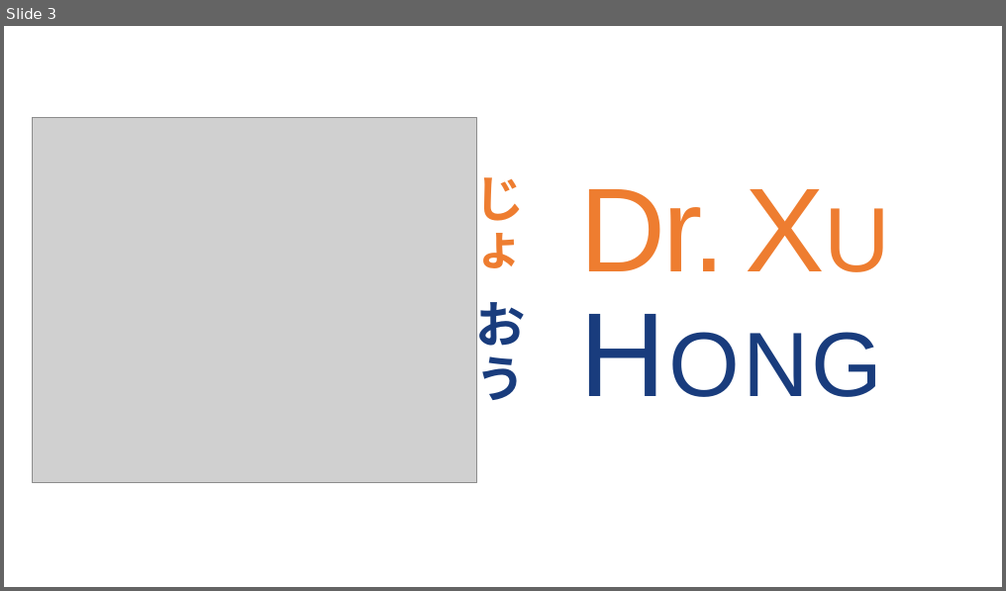
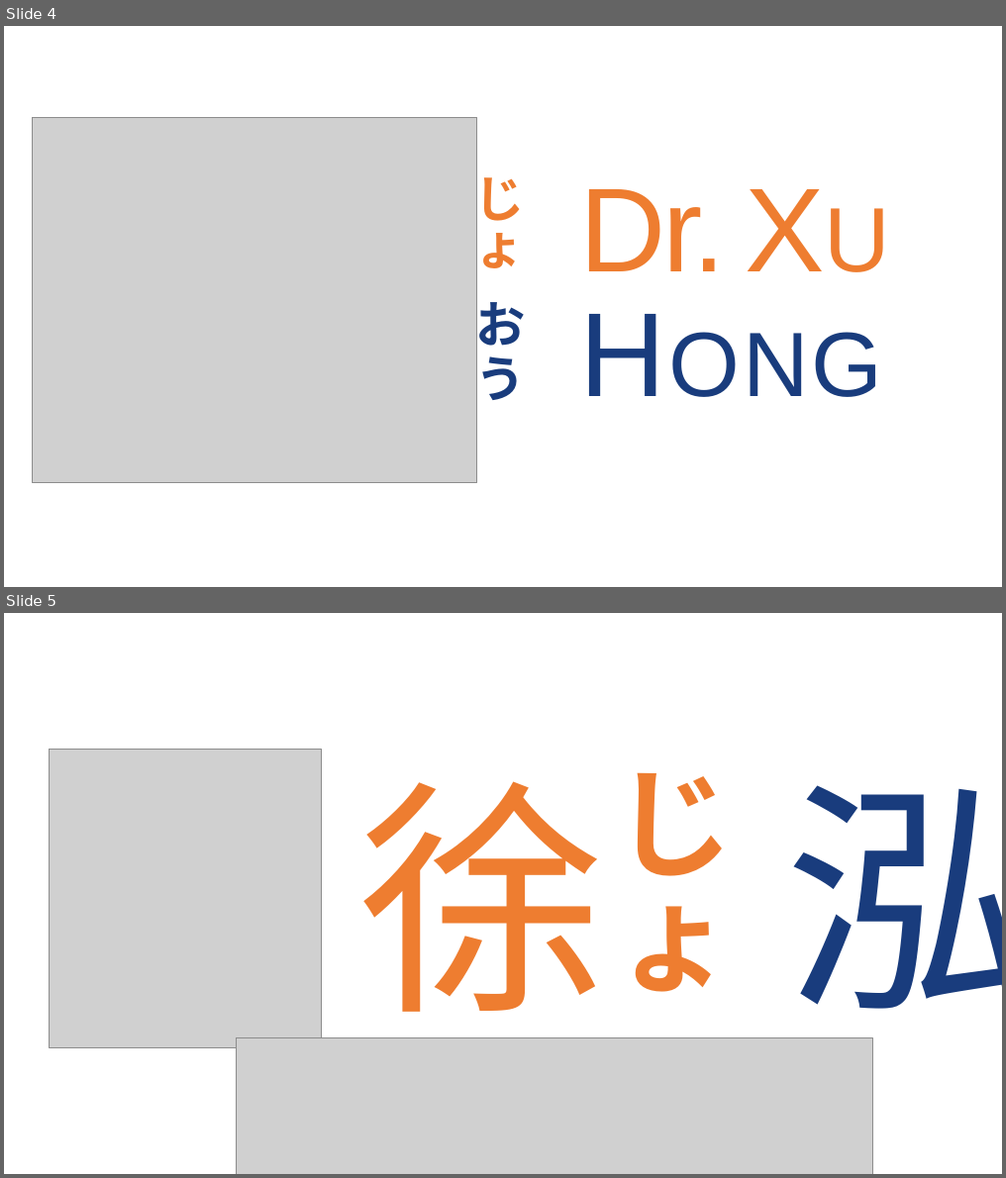
Before and after one commit to DrHeliosXu/DrHeliosXu.github.io, a slide deck: images/logo-multi-lang.pptx. Shown one above the other, each under a label of ours: slide 3 before the commit, slides 4 and 5 after it. The pictures are 1006x591 and 1006x1178 pixels, drawn with LibreOffice and Linux fonts; fonts in the diff are those of the drawing; grey boxes stand for pictures. Boxes give left, top, right and bottom in pixels: in the first picture for what was removed or moved away, otherwise in the second. Text is boxed around its words. In the diff, an @@ line names an element or a change of style, - is before the commit and + after.

```diff
--- a/images/logo-multi-lang.pptx
+++ b/images/logo-multi-lang.pptx
@@ slide 5 added at bbox=[4, 613, 1002, 1174], background #FFFFFF @@
@@ picture added at bbox=[49, 750, 322, 1048] @@
@@ text added at bbox=[358, 781, 607, 1051], 239 pt, text #EE7D30 @@
+徐
@@ text added at bbox=[614, 772, 734, 992], 115 pt, text #EE7D30, bold @@
+じょ
@@ text added at bbox=[785, 785, 1002, 1051], 239 pt, text #193C7D @@
+泓
@@ picture added at bbox=[236, 1039, 872, 1174] @@
@@ what was slide 3 is now slide 4 @@
```
Also in this commit, not shown: 4 other slides added, 7 other files.
